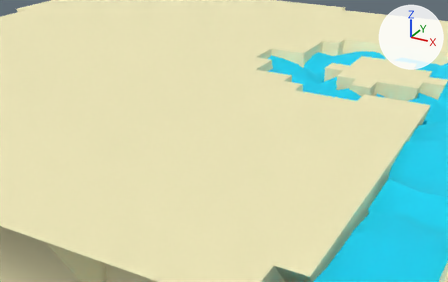
The FBX model Assets/MyModel3dsMax/Modele/ile_été/ile été.FBX as it was, and as the next commit left it.
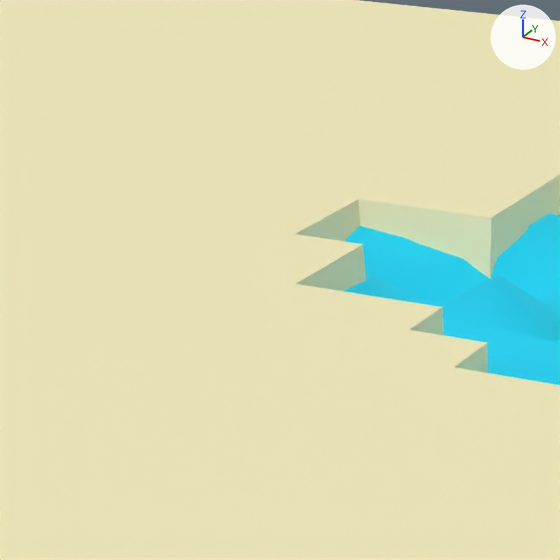
There are two pictures of each version: one from a 50 mm lens placed at (3.07, -7.29, 4.98), pointed at (-0.7, -0.43, 1.55), one close up on the part from 41% to 72% of the width and 0% to 49% of the height. The axes (+X, +Y, +Z) are drawn at upper right. The lights are the same throughout. Where no turn or scale is listed for an object, it has been applied to the vertices.

In view in the first close-up: 'Ile été'.
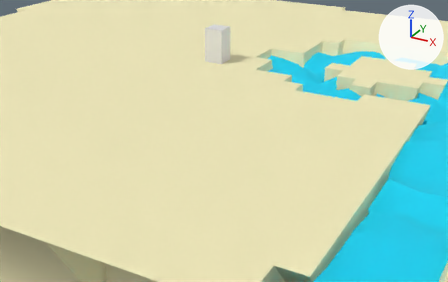
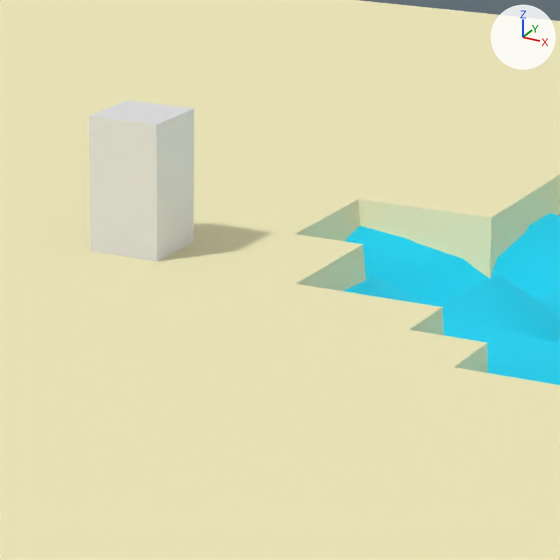
Commit message: ile été

Changed parts and their boxes [x1, y1, x2, y2] in the close-ups (560 x 560 px):
'Buisson', added: after [89, 100, 194, 262]

Diff of the bpy script that builds the scene:
```diff
--- a/Assets/MyModel3dsMax/Modele/ile_été/ile été.FBX.py
+++ b/Assets/MyModel3dsMax/Modele/ile_été/ile été.FBX.py
@@ me_mesh_001 @@
+me_mesh_001.from_pydata(...)  # a box spanning x -0.129..0.129, y -0.26..0.0, z -0.193..0.274
@@ ob_buisson @@
+ob_buisson = bpy.data.objects.new('Buisson', me_mesh_001)
+ob_buisson.location = (-1.037, 0.131, 2.731)
```
